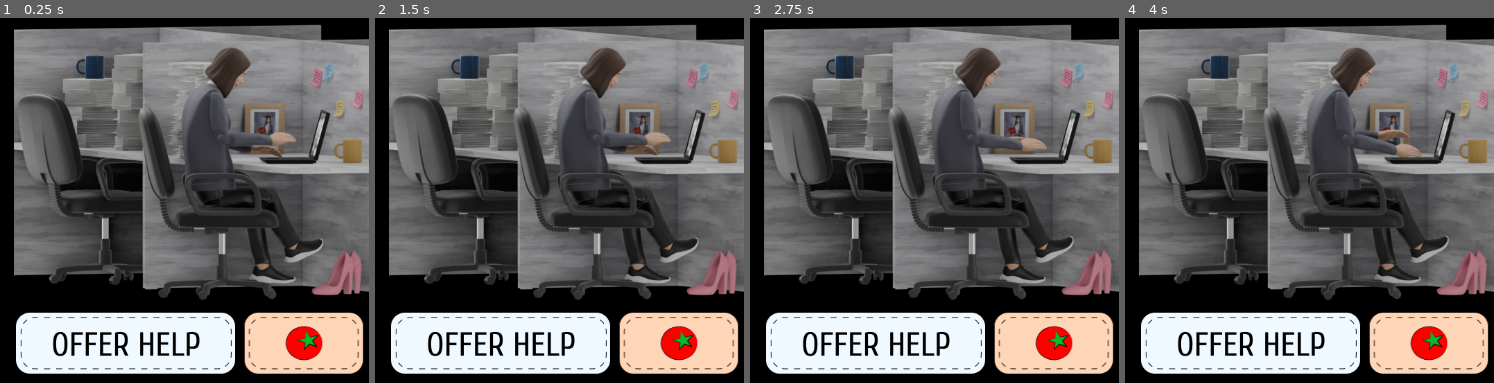
Above: before the commit, frames 1-4 (left to right).
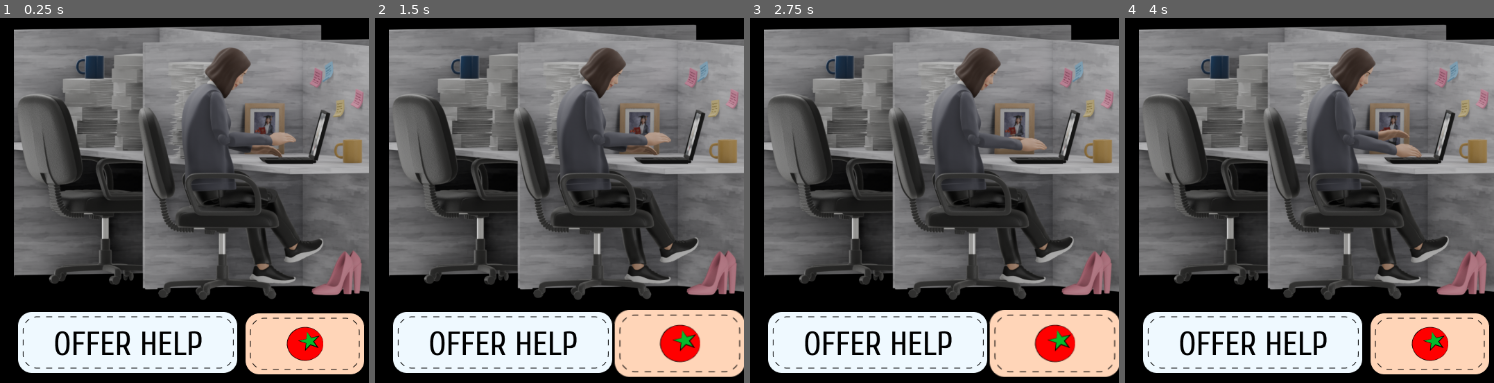
Above: after the commit, the same moments.

Repository: grkovalev/office-game
Game: Godot game, scene res://node.tscn
Two runs of this game, one before a commit and one after it. Both use one fixed random seed, a clock stepped at 60 frames per second and the inputs below.
Inputs (mouse positions are in pixels of both pictures, inside the frame that each line leads up to):
- Up to frame 1 (0.25 s): no input
- Up to frame 2 (1.5 s): click (504, 346) at 0.52 s; click (681, 346) at 1.27 s
- Up to frame 3 (2.75 s): click (1056, 346) at 2.02 s
- Up to frame 4 (4 s): click (1431, 346) at 2.77 s; move the mouse to (1268, 178) at 3.52 s

The runs differ from the first frame. In frame 1, 3.6% of the frame differs, in the area x 4-99%, y 80-98%; in frame 2, 4.6%, in the area x 4-100%, y 80-99%; in frame 3, 4.6%; in frame 4, 3.6%.

Commit message:
adds animations to buttons

Diff:
--- /dev/null
+++ b/AnimatedButton.gd
@@ -0,0 +1,34 @@
+extends TextureButton
+
+@export var hover_scale := Vector2(1.1, 1.1)
+@export var pressed_scale := Vector2(0.95, 0.95)
+@export var tween_time := 0.15
+
+var _tween: Tween
+
+func _ready() -> void:
+	pivot_offset = size / 2
+	mouse_entered.connect(_on_hover)
+	mouse_exited.connect(_on_exit)
+	button_down.connect(_on_pressed)
+	button_up.connect(_on_release)
+
+func animate_to(target_scale: Vector2):
+	if _tween:
+		_tween.kill()
+	_tween = create_tween()
+	_tween.tween_property(self, "scale", target_scale, tween_time)
+	_tween.set_trans(Tween.TRANS_BACK)
+	_tween.set_ease(Tween.EASE_OUT)
+
+func _on_hover():
+	animate_to(hover_scale)
+
+func _on_exit():
+	animate_to(Vector2.ONE)
+
+func _on_pressed():
+	animate_to(pressed_scale)
+
+func _on_release():
+	animate_to(hover_scale)
--- a/node.tscn
+++ b/node.tscn
@@ -27,6 +27,7 @@
 [ext_resource type="Texture2D" uid="uid://roh0hbwxbx84" path="res://anim/focusedanim/focusedanim0024.png" id="25_1am0g"]
 [ext_resource type="Texture2D" uid="uid://d258vjdxdpf0b" path="res://anim/focusedanim/focusedanim0025.png" id="26_2wy2p"]
 [ext_resource type="Texture2D" uid="uid://cjpxhr2i55wgd" path="res://anim/focusedanim/focusedanim0026.png" id="27_w6pri"]
+[ext_resource type="Script" uid="uid://olniyl52tw4r" path="res://AnimatedButton.gd" id="28_o6fs4"]
 
 [sub_resource type="SpriteFrames" id="SpriteFrames_rl2iq"]
 animations = [{
@@ -121,18 +122,10 @@
 [node name="main" type="Node2D"]
 script = ExtResource("1_sy5k4")
 
-[node name="button_help" type="Sprite2D" parent="."]
-position = Vector2(801, 531)
-texture = ExtResource("2_e2u21")
-
 [node name="Officedesk" type="Sprite2D" parent="."]
 visible = false
 position = Vector2(894, 236)
 texture = ExtResource("2_j2q8x")
-
-[node name="button_pomodorro" type="Sprite2D" parent="."]
-position = Vector2(1058, 531)
-texture = ExtResource("4_bss38")
 
 [node name="anim_idle_office" type="AnimatedSprite2D" parent="."]
 texture_repeat = 2
@@ -150,3 +143,19 @@
 autoplay = "focused"
 frame = 2
 frame_progress = 0.13055997
+
+[node name="btn_offer_help" type="TextureButton" parent="."]
+offset_left = 642.0
+offset_top = 482.0
+offset_right = 966.0
+offset_bottom = 578.0
+texture_normal = ExtResource("2_e2u21")
+script = ExtResource("28_o6fs4")
+
+[node name="btn_tomat" type="TextureButton" parent="."]
+offset_left = 970.0
+offset_top = 484.0
+offset_right = 1149.0
+offset_bottom = 580.0
+texture_normal = ExtResource("4_bss38")
+script = ExtResource("28_o6fs4")
Not shown, added: AnimatedButton.gd.uid
Not shown, changed: export_presets.cfg
Not shown: 1 places in node.tscn that only renumber resources
